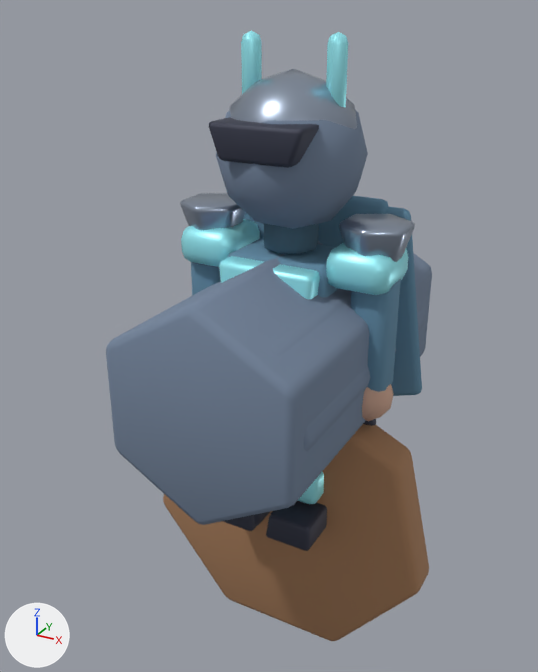
A saved change to the Blender file assets-source/blender/characters/boss.blend.
The view is the same before and after, from a 50 mm lens placed at (1.35, -2.65, 2.21), pointed at (-0.11, 0.01, 0.88). The axes (+X, +Y, +Z) are drawn at lower left. The lights are the same throughout. The first picture is the older version.

The first picture shows 'LOD1_PROXY_body', 'LOD2_PROXY_body', 'LOD2_PROXY_head', 'arm.R', 'bootToe.R', 'capePanel', 'crest.crown', 'helmetBrow', 'shoulder.L', 'shoulder.R', 'shoulderCap.1', 'weapon.club' and 13 more.
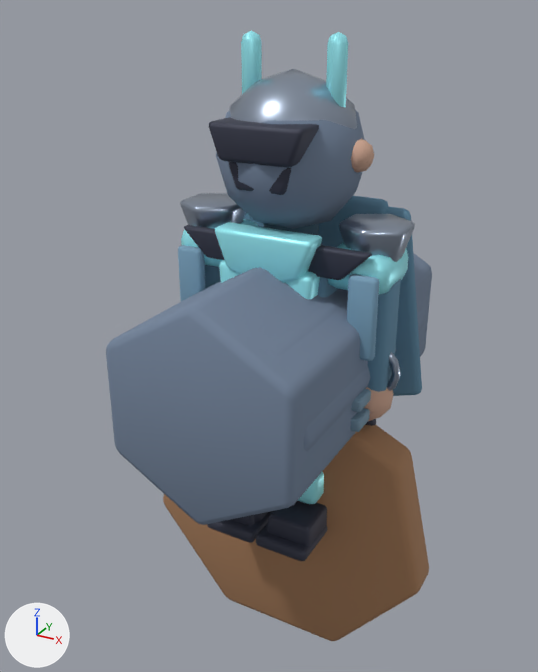
The change, as a diff of the scene's bpy script:
```diff
--- a/assets-source/blender/characters/boss.blend.py
+++ b/assets-source/blender/characters/boss.blend.py
@@ me_enemyshouldertrimmesh_006 @@
+me_enemyshouldertrimmesh_006.from_pydata([(-0.42, 1.38, -0.025), (0.42, 1.38, -0.025), (0.3, 1.26, -0.025), (-0.3, 1.26, -0.025), (-0.42, 1.38, 0.025), (0.42, 1.38, 0.025), (0.3, 1.26, 0.025), (-0.3, 1.26, 0.025)], [], [(3, 2, 1, 0), (4, 5, 6, 7), (0, 1, 5, 4), (1, 2, 6, 5), (2, 3, 7, 6), (3, 0, 4, 7)])
+me_enemyshouldertrimmesh_006.polygons.foreach_set('use_smooth', [True] * 6)
+me_enemyshouldertrimmesh_006.materials.append(mat_mat_boss_dark)  # greyish blue #3c3f50
@@ me_chinguardmesh_016 @@
+me_chinguardmesh_016.from_pydata([(-0.14, 1.69, -0.055), (0.14, 1.69, -0.055), (0.1, 1.58, -0.055), (-0.1, 1.58, -0.055), (-0.14, 1.69, 0.055), (0.14, 1.69, 0.055), (0.1, 1.58, 0.055), (-0.1, 1.58, 0.055)], [], [(3, 2, 1, 0), (4, 5, 6, 7), (0, 1, 5, 4), (1, 2, 6, 5), (2, 3, 7, 6), (3, 0, 4, 7)])
+me_chinguardmesh_016.polygons.foreach_set('use_smooth', [True] * 6)
+me_chinguardmesh_016.materials.append(mat_mat_boss_dark)  # greyish blue #3c3f50
@@ me_collarfrontmesh_016 @@
+me_collarfrontmesh_016.from_pydata([(-0.22, 1.42, -0.06), (0.22, 1.42, -0.06), (0.16, 1.26, -0.06), (0.0, 1.2, -0.06), (-0.16, 1.26, -0.06), (-0.22, 1.42, 0.06), (0.22, 1.42, 0.06), (0.16, 1.26, 0.06), (0.0, 1.2, 0.06), (-0.16, 1.26, 0.06)], [], [(4, 3, 2, 1, 0), (5, 6, 7, 8, 9), (0, 1, 6, 5), (1, 2, 7, 6), (2, 3, 8, 7), (3, 4, 9, 8), (4, 0, 5, 9)])
+me_collarfrontmesh_016.polygons.foreach_set('use_smooth', [True] * 7)
+me_collarfrontmesh_016.materials.append(mat_mat_boss_accent)  # cyan #a0f6ff
@@ ob_weaponwrapb @@
+ob_weaponwrapb = bpy.data.objects.new('weaponWrapB', me_cube_532)  # a box spanning x -0.055..0.055, y -0.0275..0.0275, z -0.06..0.06; in mat_mat_boss_leatherlight (blue #7491a5); modifiers BEVEL
+ob_weaponwrapb.location = (0.38, -0.18, 0.78)
+ob_weaponwrapb.rotation_euler = (1.571, 0.0, 0.0)  # degrees (90, 0, 0)
@@ ob_weaponwrapa @@
+ob_weaponwrapa = bpy.data.objects.new('weaponWrapA', me_cube_532.copy())  # modifiers BEVEL
+ob_weaponwrapa.location = (0.38, -0.18, 0.69)
+ob_weaponwrapa.rotation_euler = (1.571, 0.0, 0.0)  # degrees (90, 0, 0)
@@ ob_enemyshouldertrim @@
+ob_enemyshouldertrim = bpy.data.objects.new('enemyShoulderTrim', me_enemyshouldertrimmesh_006)  # modifiers BEVEL
+ob_enemyshouldertrim.location = (0.0, -0.16, 0.0)
+ob_enemyshouldertrim.rotation_euler = (1.571, 0.0, 0.0)  # degrees (90, 0, 0)
@@ ob_bootsole_r @@
+ob_bootsole_r = bpy.data.objects.new('bootSole.R', me_cube_530)  # a box spanning x -0.125..0.125, y -0.03..0.03, z -0.215..0.215; in mat_mat_boss_dark (greyish blue #3c3f50); modifiers BEVEL
+ob_bootsole_r.location = (0.13, -0.12, 0.035)
+ob_bootsole_r.rotation_euler = (1.571, 0.0, 0.0)  # degrees (90, 0, 0)
@@ ob_wristband_r @@
+ob_wristband_r = bpy.data.objects.new('wristBand.R', me_torus_062)  # 60 vertices, 60 faces; spans x -0.128..0.128, y -0.128..0.128, z -0.022..0.022; in mat_mat_boss_metal (grey #9eaabc); modifiers BEVEL
+ob_wristband_r.location = (0.39, -0.01, 0.84)
+ob_wristband_r.rotation_euler = (1.571, 0.0, 0.0)  # degrees (90, 0, 0)
@@ ob_armpanel_r @@
+ob_armpanel_r = bpy.data.objects.new('armPanel.R', me_cube_529)  # a box spanning x -0.06..0.06, y -0.17..0.17, z -0.022..0.022; in mat_mat_boss_clothlight (blue #79a1bb); modifiers BEVEL
+ob_armpanel_r.location = (0.39, -0.16, 1.12)
+ob_armpanel_r.rotation_euler = (1.571, 0.0, 0.0)  # degrees (90, 0, 0)
@@ ob_bootsole_l @@
+ob_bootsole_l = bpy.data.objects.new('bootSole.L', me_cube_530.copy())  # modifiers BEVEL
+ob_bootsole_l.location = (-0.13, -0.12, 0.035)
+ob_bootsole_l.rotation_euler = (1.571, 0.0, 0.0)  # degrees (90, 0, 0)
@@ ob_armpanel_l @@
+ob_armpanel_l = bpy.data.objects.new('armPanel.L', me_cube_529.copy())  # modifiers BEVEL
+ob_armpanel_l.location = (-0.39, -0.16, 1.12)
+ob_armpanel_l.rotation_euler = (1.571, 0.0, 0.0)  # degrees (90, 0, 0)
@@ ob_ear_r @@
+ob_ear_r = bpy.data.objects.new('ear.R', me_icosphere_261)  # an icosphere of 80 faces spanning x -0.0618..0.0618, y -0.065..0.065, z -0.065..0.065; in mat_mat_boss_skin (beige #cea690); modifiers BEVEL
+ob_ear_r.location = (0.275, 0.0, 1.7)
+ob_ear_r.rotation_euler = (1.571, 0.0, 0.0)  # degrees (90, 0, 0)
@@ ob_chinguard @@
+ob_chinguard = bpy.data.objects.new('chinGuard', me_chinguardmesh_016)  # modifiers BEVEL
+ob_chinguard.location = (0.0, -0.215, 0.0)
+ob_chinguard.rotation_euler = (1.571, 0.0, 0.0)  # degrees (90, 0, 0)
@@ ob_collarfront @@
+ob_collarfront = bpy.data.objects.new('collarFront', me_collarfrontmesh_016)  # modifiers BEVEL
+ob_collarfront.location = (0.0, -0.2, 0.0)
+ob_collarfront.rotation_euler = (1.571, 0.0, 0.0)  # degrees (90, 0, 0)
```

Where the change shows, as pixel boxes (x1, y1, x2, y2) in the pictures (538 x 672 px):
'collarFront', added (cyan)
    after: (215, 222, 322, 283)
'enemyShoulderTrim', added
    after: (184, 225, 372, 280)
'armPanel.R', added (blue)
    after: (347, 274, 379, 361)
'armPanel.L', added (blue)
    after: (178, 245, 206, 301)
'bootSole.R', added
    after: (256, 523, 327, 561)
'bootSole.L', added
    after: (207, 511, 272, 543)
'ear.R', added (beige)
    after: (351, 139, 374, 173)
'chinGuard', added
    after: (229, 162, 291, 195)
'wristBand.R', added
    after: (387, 352, 401, 391)
'weaponWrapA', added
    after: (350, 408, 370, 432)
'weaponWrapB', added
    after: (352, 389, 371, 412)
'shoulder.L', unchanged, covered by the edit
    before: (181, 219, 260, 267)
    after: (181, 219, 258, 267)
'torso', unchanged, covered by the edit
    before: (227, 237, 338, 297)
    after: (318, 245, 338, 297)
